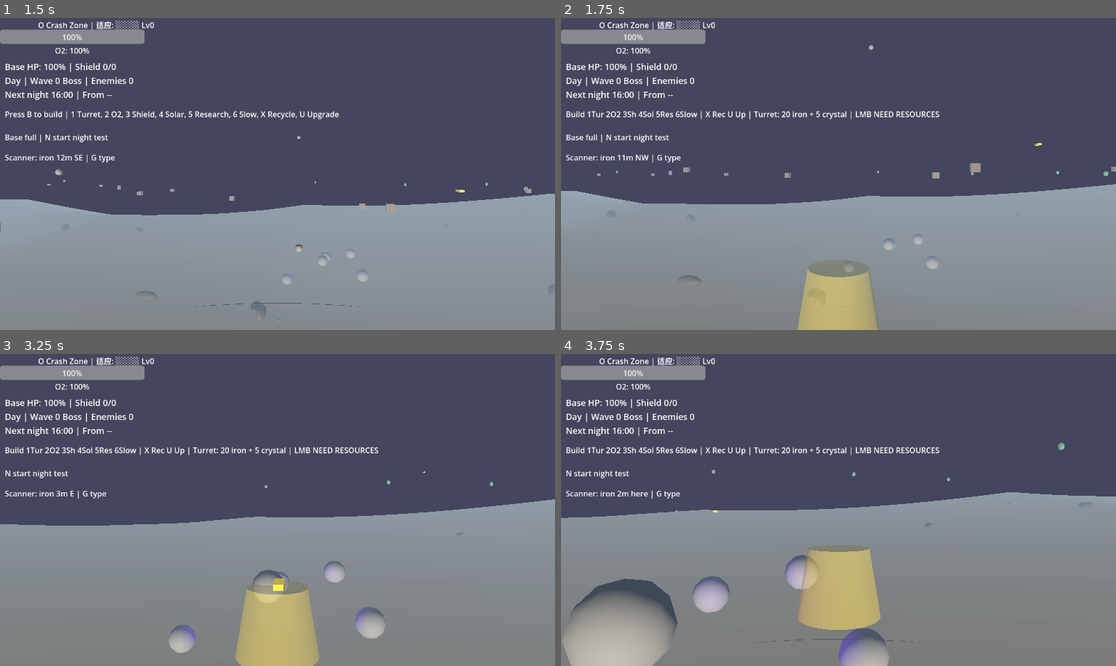
Above: before the commit, frames 1-4 (two rows, left to right).
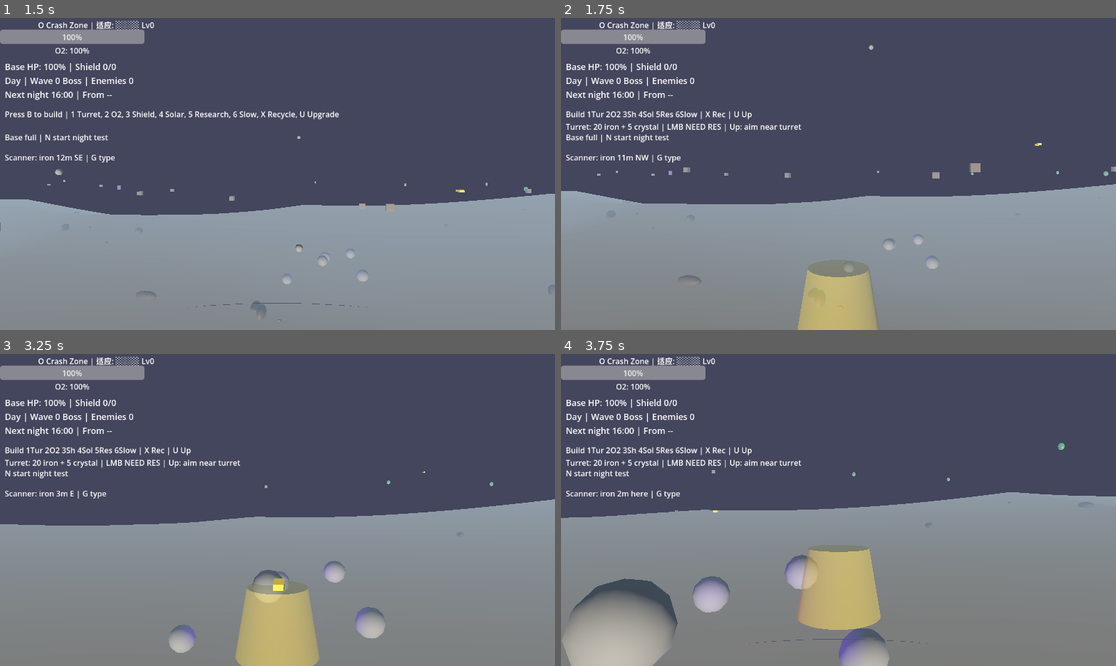
Above: after the commit, the same moments.

Repository: qnctx/star-abyss-game
Game: Godot game, scene res://scenes/main.tscn
Same seed, same stepped clock (60 frames per second), same inputs: the game is played once before the commit and once after it.
Inputs (mouse positions are in pixels of both pictures, inside the frame that each line leads up to):
- Up to frame 1 (1.5 s): tap B (build_mode) at 0.5 s; move the mouse to (305, 174) at 0.52 s; hold B (build_mode) 0.53-1.28 s; hold W (move_forward) from 0.53 s (still down); click (305, 174) at 0.67 s; tap Space (jump) at 0.77 s; tap X (recycle_mode) at 0.8, 1.35 s; move the mouse to (249, 174) at 1.27 s
- Up to frame 2 (1.75 s): keep holding W (move_forward); tap Space (jump) at 1.52 s; tap B (build_mode) at 1.55 s
- Up to frame 3 (3.25 s): keep holding W (move_forward); move the mouse to (288, 503) at 2.02 s; hold B (build_mode) 2.03-2.78 s; tap X (recycle_mode) at 2.3 s; move the mouse to (271, 516) at 2.77 s; tap Ctrl (crouch) at 2.85 s; click (271, 516) at 2.92 s; tap Space (jump) at 3.02 s; tap B (build_mode) at 3.05 s
- Up to frame 4 (3.75 s): keep holding W (move_forward); move the mouse to (877, 513) at 3.52 s; hold E (interact) from 3.53 s (still down)

Frame 1 is identical in both runs. In frame 2, 0.8% of the frame differs, in the area x 0-69%, y 29-37%; in frame 3, 0.8%; in frame 4, 0.8%.

Commit message:
Add building status HUD

Diff:
--- a/src/scripts/build_manager.gd
+++ b/src/scripts/build_manager.gd
@@ -246,6 +246,62 @@
 	return true
 
 
+func get_recycle_status_text() -> String:
+	var target := _find_recycle_target(_placement_position)
+	if not target:
+		return "No recycle target"
+	return "Target %s | Refund %s | LMB recycle" % [
+		get_structure_label(target),
+		get_refund_text(target)
+	]
+
+
+func get_upgrade_status_text() -> String:
+	var target := _find_upgrade_target(_placement_position)
+	if not target:
+		return "Up: aim near turret"
+	var current_level: int = int(target.get_meta("upgrade_level", 0))
+	if current_level >= MAX_UPGRADE_LEVEL:
+		return "Up %s Lv %d/%d MAX" % [
+			get_structure_label(target),
+			current_level,
+			MAX_UPGRADE_LEVEL
+		]
+	var afford := InventoryManager.has_resources(TURRET_UPGRADE_COST) if InventoryManager else false
+	return "Up %s Lv %d/%d | U %s" % [
+		get_structure_label(target),
+		current_level,
+		MAX_UPGRADE_LEVEL,
+		"READY" if afford else "NEED RES"
+	]
+
+
+func get_structure_label(structure: Node) -> String:
+	if not structure:
+		return "Structure"
+	var label: String = str(structure.get_meta("build_label", ""))
+	if not label.is_empty():
+		return label
+	if structure.is_in_group("built_turrets") or structure.get("damage") != null:
+		return "Turret"
+	if not structure.name.is_empty():
+		return str(structure.name)
+	return "Structure"
+
+
+func get_refund_text(structure: Node) -> String:
+	if not structure:
+		return "none"
+	var cost: Dictionary = structure.get_meta("build_cost", {})
+	if cost.is_empty():
+		return "none"
+	var parts: Array[String] = []
+	for resource_type in cost:
+		var refund: int = max(1, floori(float(cost[resource_type]) * REFUND_RATE))
+		parts.append("%d %s" % [refund, _resource_label(str(resource_type))])
+	return " + ".join(parts)
+
+
 func _apply_turret_upgrade(structure: Node3D, new_level: int) -> bool:
 	var damage_value: Variant = structure.get("damage")
 	var fire_rate_value: Variant = structure.get("fire_rate")
--- a/src/scripts/combat_hud.gd
+++ b/src/scripts/combat_hud.gd
@@ -102,13 +102,14 @@
 	var build_manager := get_tree().current_scene.get_node_or_null("BuildManager") if get_tree().current_scene else null
 	if build_manager and build_manager.build_mode:
 		if build_manager.recycle_mode:
-			_build_label.text = "Recycle mode | LMB recycle nearest | X build mode | U upgrade turret | 50% refund"
+			_build_label.text = "Recycle mode | X build mode | U upgrade turret\n%s" % build_manager.get_recycle_status_text()
 			return
 		var afford := InventoryManager.has_resources(build_manager.get_selected_cost()) if InventoryManager else false
-		_build_label.text = "Build 1Tur 2O2 3Sh 4Sol 5Res 6Slow | X Rec U Up | %s: %s | LMB %s" % [
+		_build_label.text = "Build 1Tur 2O2 3Sh 4Sol 5Res 6Slow | X Rec | U Up\n%s: %s | LMB %s | %s" % [
 			build_manager.get_selected_label(),
 			build_manager.get_selected_cost_text(),
-			"READY" if afford else "NEED RESOURCES"
+			"READY" if afford else "NEED RES",
+			build_manager.get_upgrade_status_text()
 		]
 	else:
 		_build_label.text = "Press B to build | 1 Turret, 2 O2, 3 Shield, 4 Solar, 5 Research, 6 Slow, X Recycle, U Upgrade"
--- a/src/test_runner.gd
+++ b/src/test_runner.gd
@@ -269,7 +269,12 @@
         var structure := Node3D.new()
         structure.add_to_group("built_structures")
         structure.set_meta("build_cost", {"iron": 20, "biomass": 8})
+        structure.set_meta("build_label", "Turret")
         current_scene.add_child(structure)
+
+        var recycle_status: String = build_manager.get_recycle_status_text()
+        check("recycle status shows target label", recycle_status.contains("Target Turret"), recycle_status)
+        check("recycle status shows refund", recycle_status.contains("10 iron") and recycle_status.contains("4 biomass"), recycle_status)
 
         var recycled: bool = build_manager.recycle_structure(structure)
         check("recycle_structure succeeds for built structure", recycled)
@@ -310,9 +315,15 @@
 
         var turret = turret_scene.instantiate()
         turret.add_to_group("built_structures")
+        turret.add_to_group("built_turrets")
+        turret.set_meta("build_label", "Turret")
         current_scene.add_child(turret)
         var old_damage: float = turret.damage
         var old_fire_rate: float = turret.fire_rate
+
+        var upgrade_status: String = build_manager.get_upgrade_status_text()
+        check("upgrade status shows turret level", upgrade_status.contains("Turret Lv 0/3"), upgrade_status)
+        check("upgrade status shows ready when funded", upgrade_status.contains("READY"), upgrade_status)
 
         var upgraded: bool = build_manager.upgrade_structure(turret)
         check("upgrade_structure succeeds for turret", upgraded)
@@ -325,6 +336,8 @@
         inventory_manager.resources["iron"] = 10
         inventory_manager.resources["energy"] = 5
         inventory_manager.resources["blueprint"] = 1
+        var max_status: String = build_manager.get_upgrade_status_text()
+        check("upgrade status shows max level", max_status.contains("MAX"), max_status)
         check("upgrade rejects max-level turret", not build_manager.upgrade_structure(turret))
 
         build_manager.queue_free()
Not shown, changed: PROGRESS.md
Not shown, changed: docs/GAME_DESIGN_DOC.md
Not shown, changed: docs/TEST_PLAN.md
Not shown, changed: src/CONTEXT.md
